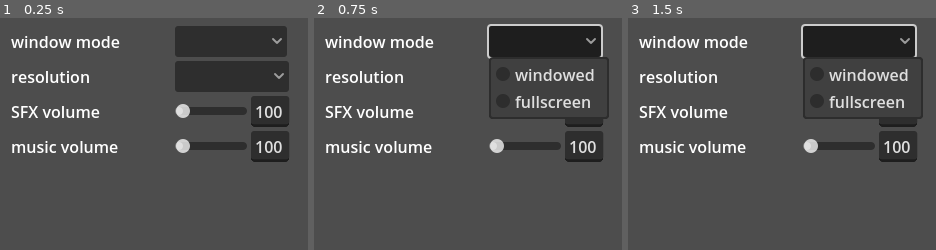
Above: before the commit, frames 1-3 (left to right).
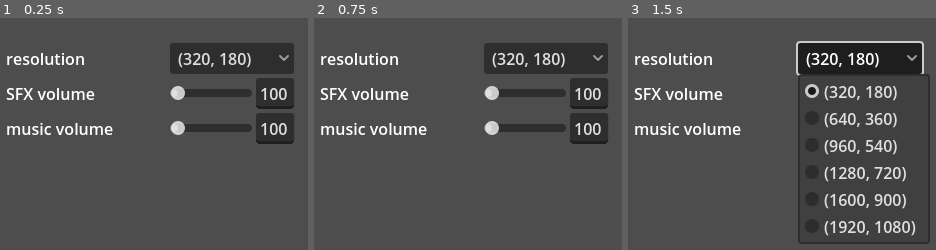
Above: after the commit, the same moments.

Repository: abFrancisco/tetris_clone
Game: Godot game, scene res://settings_menu.tscn
Same seed, same stepped clock (60 frames per second), same inputs: the game is played once before the commit and once after it. This scene is started directly instead of the project's main scene.
Inputs (mouse positions are in pixels of both pictures, inside the frame that each line leads up to):
- Up to frame 1 (0.25 s): no input
- Up to frame 2 (0.75 s): click (545, 41) at 0.52 s
- Up to frame 3 (1.5 s): click (859, 57) at 1.25 s, where only the run after the commit has a clickable "(320, 180)"

The runs differ from the first frame. In frame 1, 17% of the frame differs, in the area x 1-96%, y 3-63%; in frame 2, 15%; in frame 3, 19%, in the area x 1-99%, y 2-98%.

Commit message:
completed settings menu implementation as well as permanent settings

Diff:
--- a/global.gd
+++ b/global.gd
@@ -21,7 +21,6 @@
 	else:
 		update_window_size(-1)#invalid index, will only update window and wont change settings
 	update_audio_volume()
-	save_settings()
 
 func update_window_size(new_resolution_index:int):
 	if new_resolution_index >= 0 and new_resolution_index < resolutions.size():
@@ -30,10 +29,17 @@
 	DisplayServer.window_set_size(default_resolution)
 	DisplayServer.window_set_position(Vector2i(0, DisplayServer.window_get_title_size("tetris_clone_v2").y))
 	get_window().content_scale_factor = default_scale_factor
+	save_settings()
 
-func update_audio_volume():
+func update_audio_volume(sfx:int = -1, music:int = -1):
+	if sfx >= 0 and sfx <= 100:
+		sfx_volume = sfx
+	if music >= 0 and music <= 100:
+		music_volume = music
+
 	AudioServer.set_bus_volume_db(AudioServer.get_bus_index("SFX"), sfx_volume)
 	AudioServer.set_bus_volume_db(AudioServer.get_bus_index("Music"), music_volume)
+	save_settings()
 
 ## basically puts variables that need to be saved into a dict
 func get_save_data()->Dictionary:
--- /dev/null
+++ b/settings_menu.gd
@@ -0,0 +1,48 @@
+extends Node
+
+func _ready():
+	for i in range(Global.resolutions.size()):
+		%Resolution.add_item(str(Global.resolutions[i]), i)
+	%Resolution.select(Global.resolutions.find(Global.default_resolution))
+
+	%SFXSlider.value = Global.sfx_volume
+
+	%MusicSlider.value = Global.music_volume
+
+
+func _on_window_mode_selected(index):
+	pass # Replace with function body.
+
+
+func _on_resolution_selected(index):
+	Global.update_window_size(index)
+
+func _on_SFX_volume_changed(value):
+	%SFXText.text = str(int(value))
+	Global.update_audio_volume(value, -1)
+
+func _on_music_volume_changed(value):
+	%MusicText.text = str(int(value))
+	Global.update_audio_volume(-1, value)
+
+func _on_SFX_text_submitted(new_text):
+	var value = new_text.to_int()
+	if value >= 0 and value <= 100:
+		%SFXSlider.value = value
+	elif value > 100:
+		%SFXText.text = "100"
+		%SFXSlider.value = 100
+	elif value < 0:
+		%SFXText.text = "0"
+		%SFXSlider.value = 0
+
+func _on_music_text_submitted(new_text):
+	var value = new_text.to_int()
+	if value >= 0 and value <= 100:
+		%MusicSlider.value = value
+	elif value > 100:
+		%MusicText.text = "100"
+		%SFXSlider.value = 100
+	elif value < 0:
+		%MusicText.text = "0"
+		%SFXSlider.value = 0
--- a/settings_menu.tscn
+++ b/settings_menu.tscn
@@ -1,6 +1,9 @@
-[gd_scene format=3 uid="uid://dw6w5dawetjtv"]
+[gd_scene load_steps=2 format=3 uid="uid://dw6w5dawetjtv"]
+
+[ext_resource type="Script" uid="uid://chioyl3lx1juc" path="res://settings_menu.gd" id="1_ufg0w"]
 
 [node name="SettingsMenu" type="Node"]
+script = ExtResource("1_ufg0w")
 
 [node name="CanvasLayer" type="CanvasLayer" parent="."]
 
@@ -21,6 +24,7 @@
 layout_mode = 2
 
 [node name="Setting_1" type="HBoxContainer" parent="CanvasLayer/MarginContainer/CenterContainer/VBoxContainer"]
+visible = false
 layout_mode = 2
 
 [node name="Name" type="Label" parent="CanvasLayer/MarginContainer/CenterContainer/VBoxContainer/Setting_1"]
@@ -28,13 +32,10 @@
 layout_mode = 2
 text = "window mode"
 
-[node name="OptionButton" type="OptionButton" parent="CanvasLayer/MarginContainer/CenterContainer/VBoxContainer/Setting_1"]
+[node name="WindowMode" type="OptionButton" parent="CanvasLayer/MarginContainer/CenterContainer/VBoxContainer/Setting_1"]
+unique_name_in_owner = true
 layout_mode = 2
-item_count = 2
-popup/item_0/text = "windowed"
-popup/item_0/id = 0
-popup/item_1/text = "fullscreen"
-popup/item_1/id = 2
+size_flags_horizontal = 3
 
 [node name="Setting_2" type="HBoxContainer" parent="CanvasLayer/MarginContainer/CenterContainer/VBoxContainer"]
 layout_mode = 2
@@ -44,16 +45,10 @@
 layout_mode = 2
 text = "resolution"
 
-[node name="OptionButton" type="OptionButton" parent="CanvasLayer/MarginContainer/CenterContainer/VBoxContainer/Setting_2"]
+[node name="Resolution" type="OptionButton" parent="CanvasLayer/MarginContainer/CenterContainer/VBoxContainer/Setting_2"]
+unique_name_in_owner = true
 layout_mode = 2
-item_count = 3
-popup/item_0/text = "1920x1080"
-popup/item_0/id = 0
-popup/item_1/text = "Separator"
-popup/item_1/id = 1
-popup/item_1/separator = true
-popup/item_2/text = "2560x1440"
-popup/item_2/id = 2
+size_flags_horizontal = 3
 
 [node name="Setting_3" type="HBoxContainer" parent="CanvasLayer/MarginContainer/CenterContainer/VBoxContainer"]
 layout_mode = 2
@@ -63,17 +58,23 @@
 layout_mode = 2
 text = "SFX volume"
 
-[node name="HSlider" type="HSlider" parent="CanvasLayer/MarginContainer/CenterContainer/VBoxContainer/Setting_3"]
+[node name="SFXSlider" type="HSlider" parent="CanvasLayer/MarginContainer/CenterContainer/VBoxContainer/Setting_3"]
+unique_name_in_owner = true
 custom_minimum_size = Vector2(70, 0)
 layout_mode = 2
 size_flags_horizontal = 3
 size_flags_vertical = 4
 
-[node name="LineEdit" type="LineEdit" parent="CanvasLayer/MarginContainer/CenterContainer/VBoxContainer/Setting_3"]
+[node name="SFXText" type="LineEdit" parent="CanvasLayer/MarginContainer/CenterContainer/VBoxContainer/Setting_3"]
+unique_name_in_owner = true
 layout_mode = 2
+size_flags_vertical = 4
 theme_override_constants/minimum_character_width = 2
 text = "100"
+placeholder_text = " -"
 max_length = 3
+emoji_menu_enabled = false
+virtual_keyboard_type = 2
 
 [node name="Setting_4" type="HBoxContainer" parent="CanvasLayer/MarginContainer/CenterContainer/VBoxContainer"]
 layout_mode = 2
@@ -83,15 +84,26 @@
 layout_mode = 2
 text = "music volume"
 
-[node name="HSlider" type="HSlider" parent="CanvasLayer/MarginContainer/CenterContainer/VBoxContainer/Setting_4"]
+[node name="MusicSlider" type="HSlider" parent="CanvasLayer/MarginContainer/CenterContainer/VBoxContainer/Setting_4"]
+unique_name_in_owner = true
 custom_minimum_size = Vector2(70, 0)
 layout_mode = 2
 size_flags_horizontal = 3
 size_flags_vertical = 4
 
-[node name="LineEdit" type="LineEdit" parent="CanvasLayer/MarginContainer/CenterContainer/VBoxContainer/Setting_4"]
+[node name="MusicText" type="LineEdit" parent="CanvasLayer/MarginContainer/CenterContainer/VBoxContainer/Setting_4"]
+unique_name_in_owner = true
 layout_mode = 2
+size_flags_vertical = 4
 theme_override_constants/minimum_character_width = 2
 text = "100"
+placeholder_text = " -"
 
 [node name="AudioStreamPlayer2D" type="AudioStreamPlayer2D" parent="."]
+
+[connection signal="item_selected" from="CanvasLayer/MarginContainer/CenterContainer/VBoxContainer/Setting_1/WindowMode" to="." method="_on_window_mode_selected"]
+[connection signal="item_selected" from="CanvasLayer/MarginContainer/CenterContainer/VBoxContainer/Setting_2/Resolution" to="." method="_on_resolution_selected"]
+[connection signal="value_changed" from="CanvasLayer/MarginContainer/CenterContainer/VBoxContainer/Setting_3/SFXSlider" to="." method="_on_SFX_volume_changed"]
+[connection signal="text_submitted" from="CanvasLayer/MarginContainer/CenterContainer/VBoxContainer/Setting_3/SFXText" to="." method="_on_SFX_text_submitted"]
+[connection signal="value_changed" from="CanvasLayer/MarginContainer/CenterContainer/VBoxContainer/Setting_4/MusicSlider" to="." method="_on_music_volume_changed"]
+[connection signal="text_submitted" from="CanvasLayer/MarginContainer/CenterContainer/VBoxContainer/Setting_4/MusicText" to="." method="_on_music_text_submitted"]
Not shown, added: settings_menu.gd.uid
